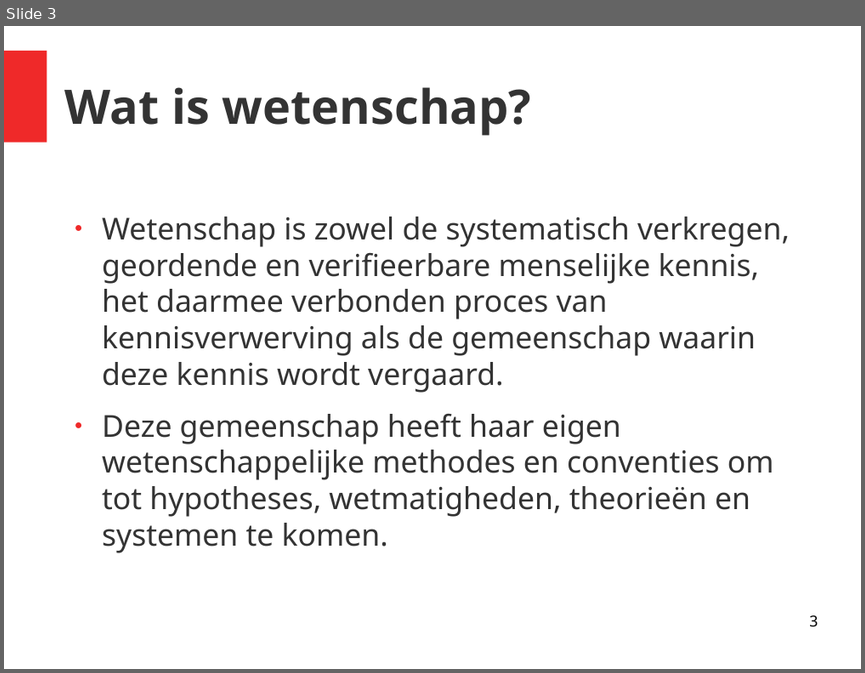
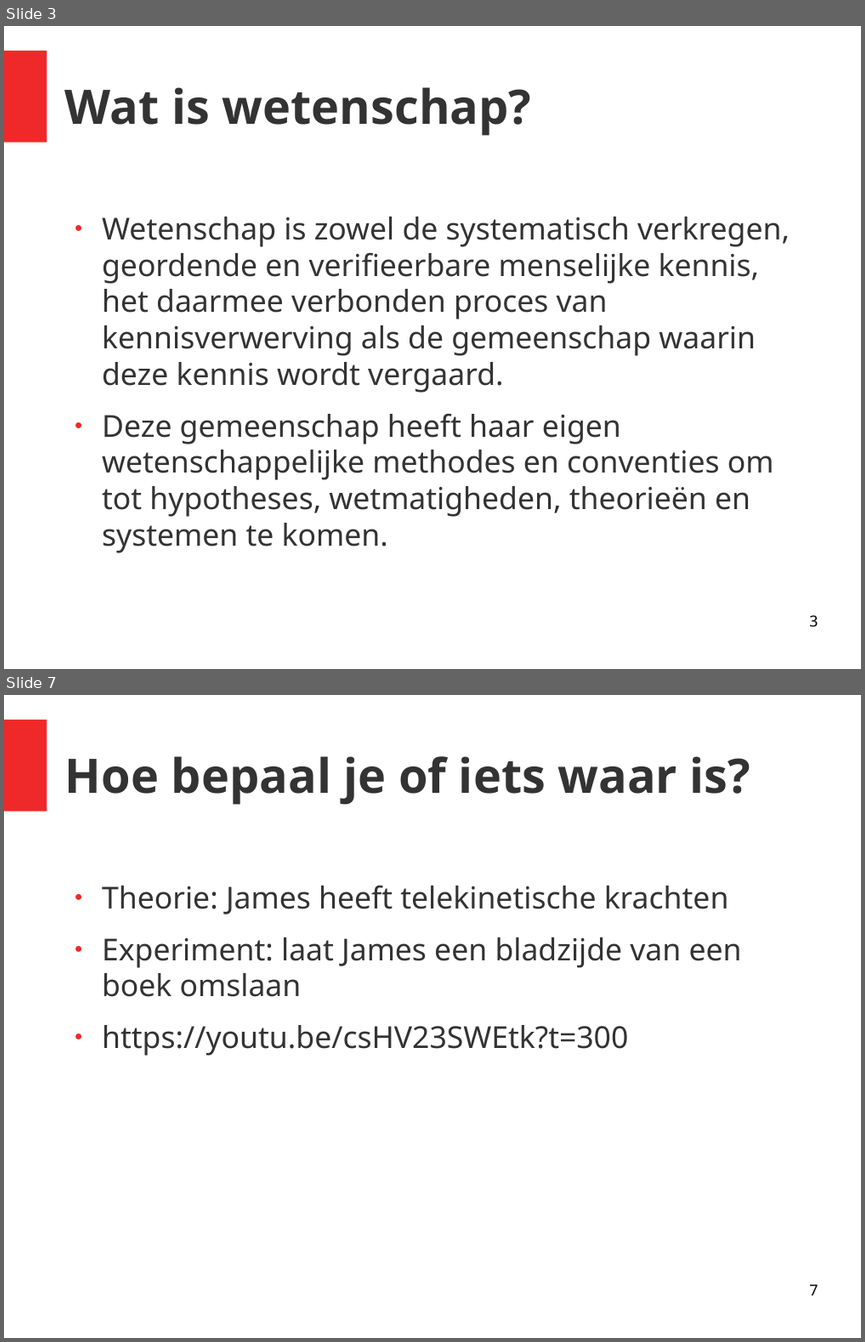
Before and after one commit to richelbilderbeek/gastles_petje_af_20201011, a slide deck: presentatie.odp. Shown one above the other, each under a label of ours: slide 3 before the commit, slides 3 and 7 after it; the slides between them are not shown. The pictures are 865x673 and 865x1342 pixels, drawn with LibreOffice and Linux fonts; fonts in the diff are those of the drawing. Boxes give left, top, right and bottom in pixels: in the first picture for what was removed or moved away, otherwise in the second. Text is boxed around its words. In the diff, an @@ line names an element or a change of style, - is before the commit and + after.

```diff
--- a/presentatie.odp
+++ b/presentatie.odp
@@ slide 7 added at <box>4,695,861,1338</box>, background #FFFFFF; not listed: 1 template element that a slide beside it also shows @@
@@ title added at <box>65,756,750,805</box>, 44 pt, text #333333, bold @@
+Hoe bepaal je of iets waar is?
@@ text added at <box>102,885,742,1055</box>, 28 pt, text #333333 @@
+● Theorie: James heeft telekinetische krachten
+● Experiment: laat James een bladzijde van een boek omslaan
+● https://youtu.be/csHV23SWEtk?t=300
@@ page number added at <box>809,1284,817,1295</box>, 14 pt, text #000000 @@
+7
```
Also in this commit, not shown: 25 other slides added, 9 other files.
